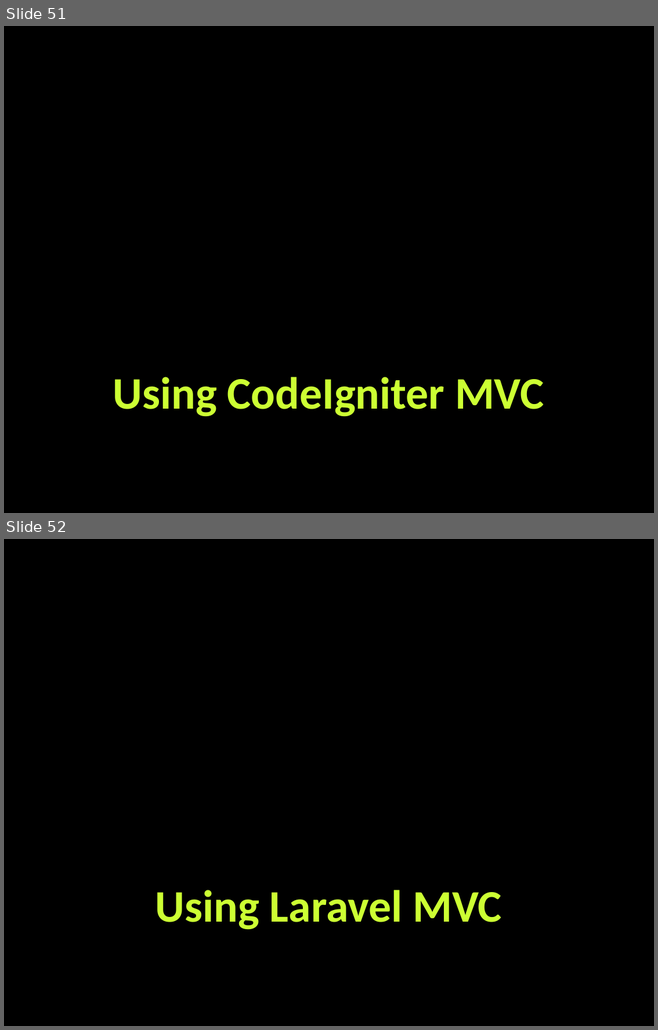
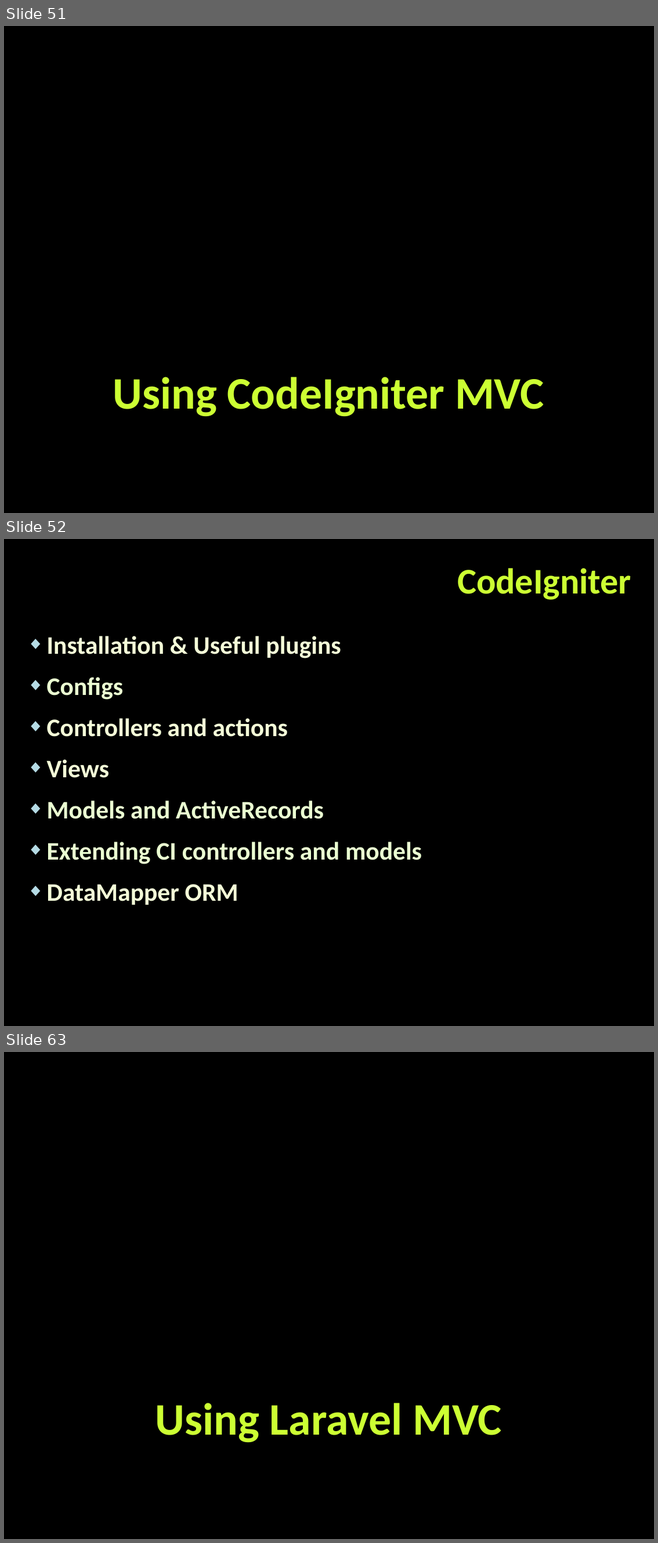
Before and after one commit to tanzhur/PHP_MVC-seminar, a slide deck: PHP_MVC.pptx. Shown one above the other, each under a label of ours: slides 51 and 52 before the commit, slides 51, 52 and 63 after it; the slides between them are not shown. The pictures are 658x1030 and 658x1543 pixels, drawn with LibreOffice and Linux fonts; fonts in the diff are those of the drawing; background and template pictures are left out. Boxes give left, top, right and bottom in pixels: in the first picture for what was removed or moved away, otherwise in the second. Text is boxed around its words. In the diff, an @@ line names an element or a change of style, - is before the commit and + after.

Commit message:
Code igniter bit of presentation done

```diff
--- a/PHP_MVC.pptx
+++ b/PHP_MVC.pptx
@@ slide 52 added at box(4, 539, 654, 1026), background picture (left out) @@
@@ title added at box(457, 568, 631, 600), 40 pt, text #CCFF33, bold @@
+CodeIgniter
@@ text added at box(47, 636, 422, 905), 28 pt, text #F4FCD8, bold @@
+◆ Installation & Useful plugins
+◆ Configs
+◆ Controllers and actions
+◆ Views
+◆ Models and ActiveRecords
+◆ Extending CI controllers and models
+◆ DataMapper ORM
@@ what was slide 52 is now slide 63 @@
```
Also in this commit, not shown: 1 slide changed, 10 other slides added.
